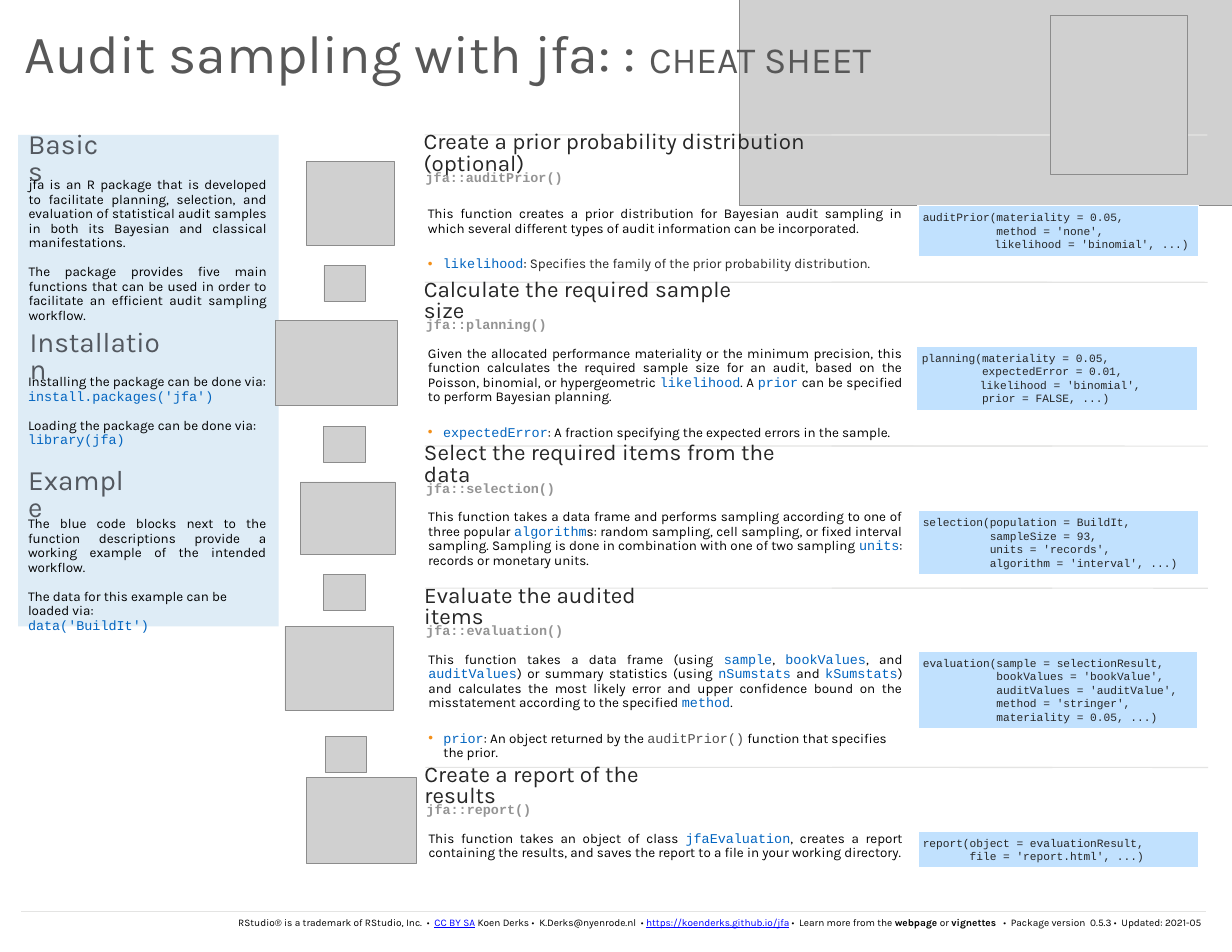
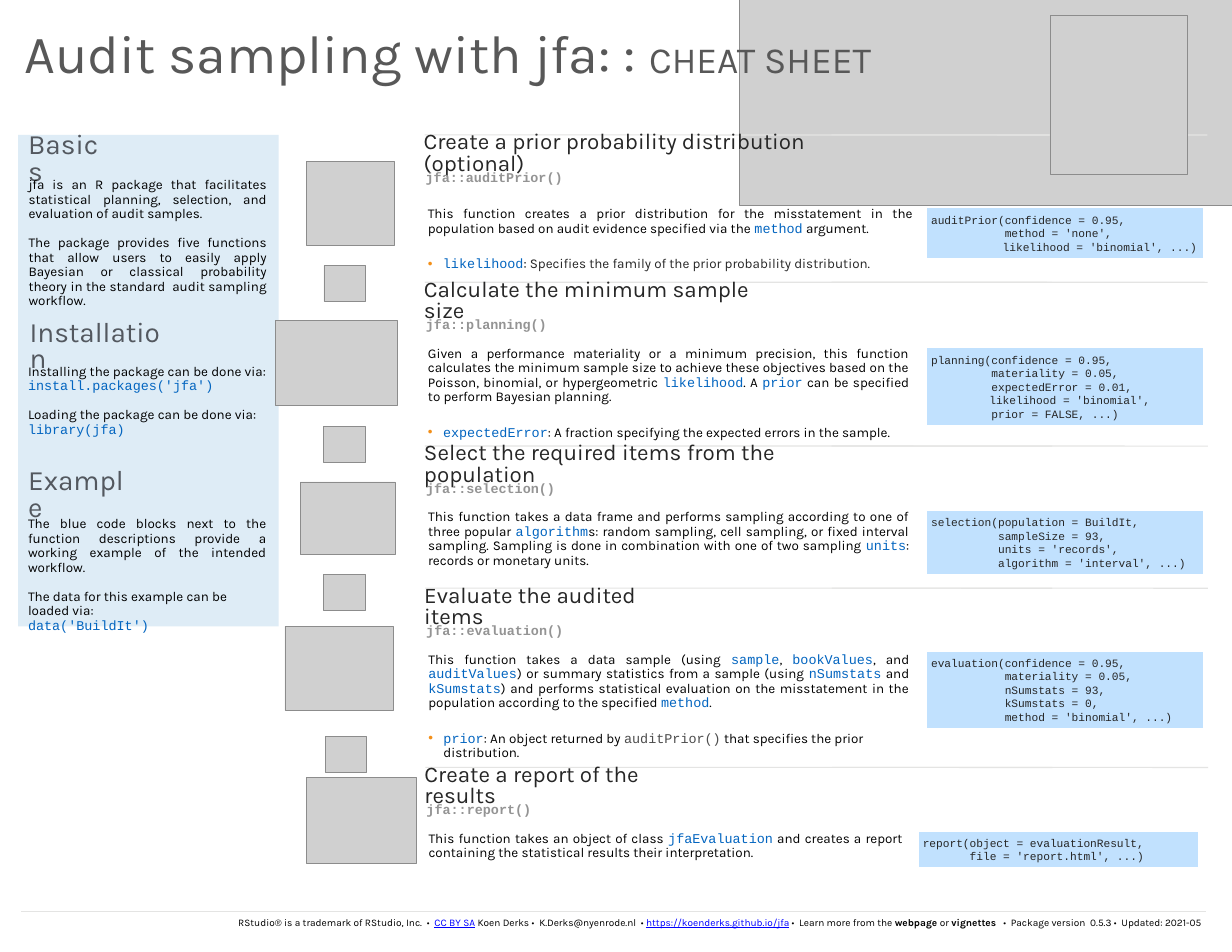
Before and after one commit to koenderks/jfa, a slide deck: slide 1 of man/figures/cheatsheet/cheatsheet.pptx. Drawn at 1232x952 pixels with LibreOffice and Linux fonts; fonts in the diff are those of the drawing; grey boxes stand for pictures. Boxes give left, top, right and bottom in pixels: in the first picture for what was removed or moved away, otherwise in the second. Text is boxed around its words. In the diff, an @@ line names an element or a change of style, - is before the commit and + after.

Commit message:
Update the cheat sheet

```diff
--- a/man/figures/cheatsheet/cheatsheet.pptx
+++ b/man/figures/cheatsheet/cheatsheet.pptx
@@ text at [29, 177, 267, 305]: text changed @@
-jfa is an R package that is developed to facilitate planning, selection, and evaluation of statistical audit samples in both its Bayesian and classical manifestations.
-The package provides five main functions that can be used in order to facilitate an efficient audit sampling workflow.
+jfa is an R package that facilitates statistical planning, selection, and evaluation of audit samples.
+The package provides five functions that allow users to easily apply Bayesian or classical probability theory in the standard audit sampling workflow.
@@ text at [428, 208, 912, 236]: text changed @@
-This function creates a prior distribution for Bayesian audit sampling in which several different types of audit information can be incorporated.
+This function creates a prior distribution for the misstatement in the population based on audit evidence specified via the method argument.
@@ text in rectangle at [931, 216, 1125, 239]: text changed @@
-auditPrior(materiality = 0.05,
-method = 'none',
+auditPrior(confidence = 0.95,
+method = 'none',
@@ text at [424, 281, 749, 325]: text changed @@
-  Calculate the required sample size
+  Calculate the minimum sample size
@@ text "Installation": place and size @@
-text "Installation" at [28, 343, 165, 373]
+text "Installation" at [28, 332, 165, 362]
@@ text at [428, 348, 909, 405]: text changed @@
-Given the allocated performance materiality or the minimum precision, this function calculates the required sample size for an audit, based on the Poisson, binomial, or hypergeometric likelihood. A prior can be specified to perform Bayesian planning.
+Given a performance materiality or a minimum precision, this function calculates the minimum sample size to achieve these objectives based on the Poisson, binomial, or hypergeometric likelihood. A prior can be specified to perform Bayesian planning.
@@ rectangle "planning(confidence = 0.95,": place and size @@
-rectangle "planning(confidence = 0.95," at [917, 346, 1197, 410]
+rectangle "planning(confidence = 0.95," at [926, 348, 1204, 425]
@@ text in rectangle at [931, 356, 1119, 380]: text changed @@
-planning(materiality = 0.05,
+planning(confidence = 0.95,
+materiality = 0.05,
@@ text "Installing the package can be ...": place and size @@
-text "Installing the package can be ..." at [28, 374, 266, 447]
+text "Installing the package can be ..." at [28, 363, 266, 437]
@@ text at [424, 440, 774, 488]: text changed @@
-  Select the required items from the data
+  Select the required items from the population
@@ text "This function takes a data ..." rewrapped from [428, 511, 902, 569] to [428, 511, 909, 569] @@
@@ text at [428, 654, 909, 757]: text changed @@
-This function takes a data frame (using sample, bookValues, and auditValues) or summary statistics (using nSumstats and kSumstats) and calculates the most likely error and upper confidence bound on the misstatement according to the specified method.
-• prior: An object returned by the auditPrior() function that specifies the prior.
+This function takes a data sample (using sample, bookValues, and auditValues) or summary statistics from a sample (using nSumstats and kSumstats) and performs statistical evaluation on the misstatement in the population according to the specified method.
+• prior: An object returned by auditPrior() that specifies the prior distribution.
@@ 3 rectangles: place and size @@
-3 rectangles at [918, 206, 1198, 728]
+3 rectangles at [926, 208, 1204, 728]
@@ text in rectangle at [931, 659, 1139, 723]: text changed @@
-evaluation(sample = selectionResult,
-bookValues = 'bookValue',
-auditValues = 'auditValue',
-method = 'stringer',
-materiality = 0.05, ...)
+evaluation(confidence = 0.95,
+materiality = 0.05,
+nSumstats = 93,
+kSumstats = 0,
+method = 'binomial', ...)
@@ text at [429, 833, 903, 861]: text changed @@
-This function takes an object of class jfaEvaluation, creates a report containing the results, and saves the report to a file in your working directory.
+This function takes an object of class jfaEvaluation and creates a report containing the statistical results their interpretation.
```
Also in this commit, not shown: 6 other files.
